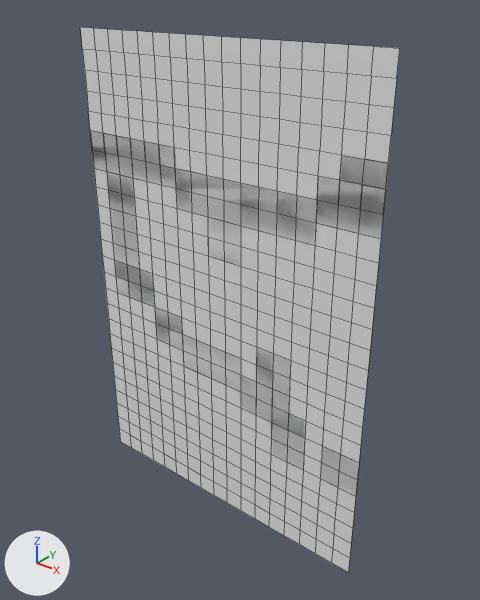
The OBJ model MardukGame/Assets/Tiled2Unity/Meshes/caveChunk6.obj, before and after one commit.
One viewpoint serves both versions: a 50 mm camera at (-130.0, -1440.0, -244.0) aimed at (-1324.0, 52.0, -1168.0). Every picture has the same lights, and +X, +Y and +Z are marked at lower left. Mesh edges are drawn as thin lines. Where no turn or scale is listed for an object, it has been applied to the vertices.

Script lines for the objects in view, before the commit:
```python
me_cavechunk6 = bpy.data.meshes.new('caveChunk6')
me_cavechunk6.from_pydata(...)  # 468 vertices, 452 faces; spans x -1920.0..-832.0, y 0.0, z -1984.0..-384.0
ob_cavechunk6 = bpy.data.objects.new('caveChunk6', me_cavechunk6)
ob_cavechunk6.location = (0.0, 0.0, 0.0)
```
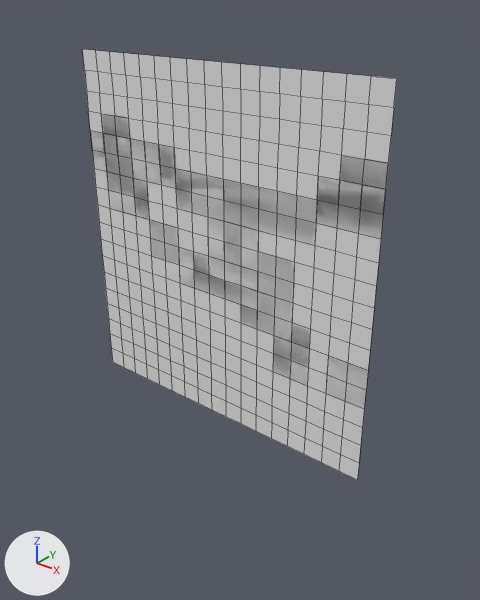
Pixel boxes (x1, y1, x2, y2) of what changed, in the pictures (480 x 600 px):
'caveChunk6', reshaped (21% shorter): before (80, 27, 400, 572); after (83, 49, 397, 480)
part 1 of me_cavechunk6, cut back: before (110, 209, 359, 572); after (103, 116, 368, 409)
part 2 of me_cavechunk6, deleted: before (80, 27, 400, 78)

Patch to the scene script:
```diff
--- a/MardukGame/Assets/Tiled2Unity/Meshes/caveChunk6.obj.py
+++ b/MardukGame/Assets/Tiled2Unity/Meshes/caveChunk6.obj.py
@@ me_cavechunk6 @@
 # used by ob_cavechunk6; location = (0.0, 0.0, 0.0)
-me_cavechunk6.from_pydata(...)  # 468 vertices, 452 faces; spans x -1920.0..-832.0, y 0.0, z -1984.0..-384.0
+me_cavechunk6.from_pydata(...)  # 342 vertices, 335 faces; spans x -1920.0..-832.0, y 0.0, z -1600.0..-448.0
+# me_cavechunk6 part 1
+# 108 vertices are removed from x -1920.0..-832.0, y 0.0, z -1984.0..-1664.0
+# 115 faces are deleted
+# 15 new faces join them
+# me_cavechunk6 part 2
+# 18 vertices are removed from x -1920.0..-832.0, y 0.0, z -384.0
+# 17 faces are deleted
```
